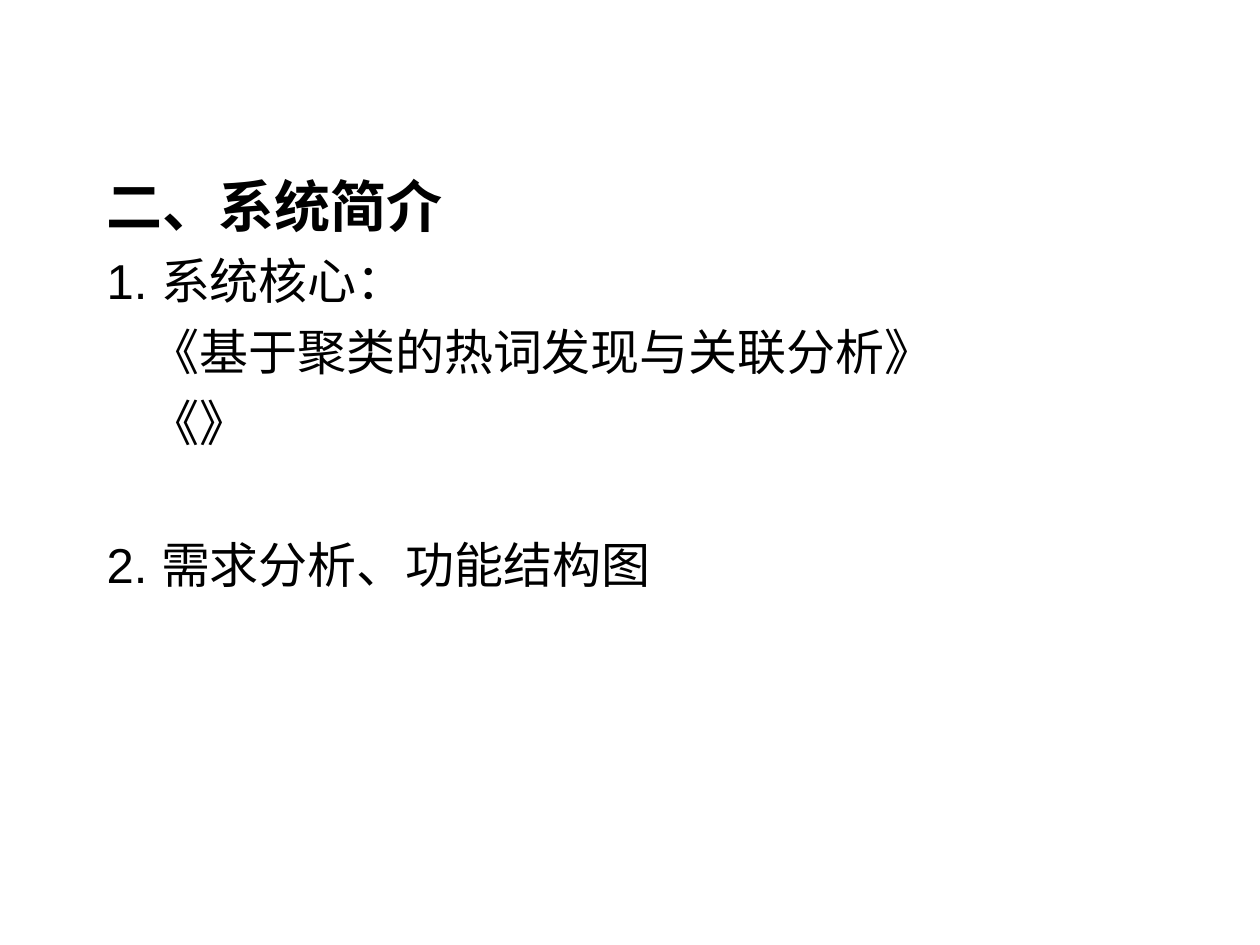
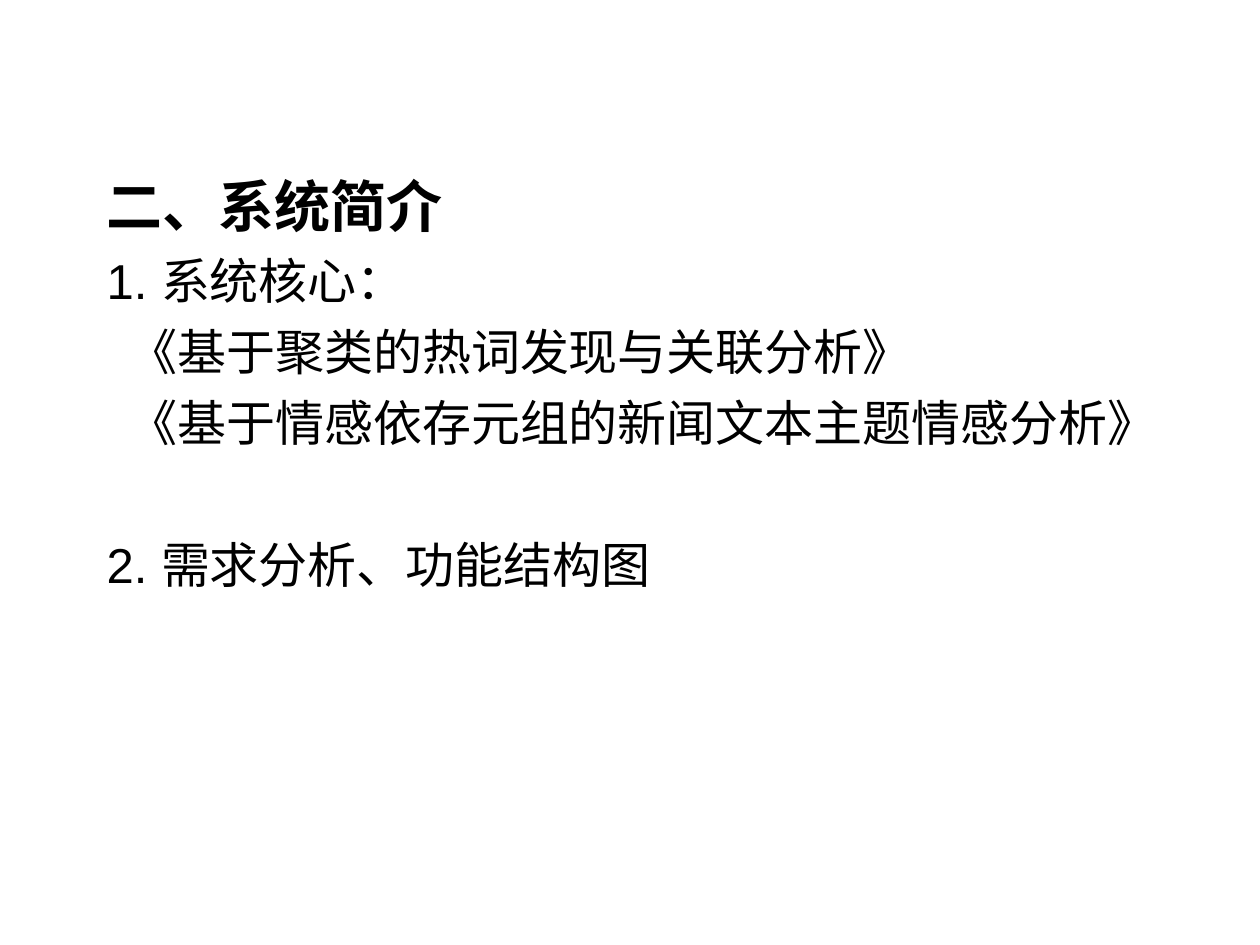
Before and after one commit to sunyisgithub/Git, a slide deck: slide 5 of 舆情系统简介.ppt. Drawn at 1260x945 pixels with LibreOffice and Linux fonts; fonts in the diff are those of the drawing; background and template pictures are left out. Boxes give left, top, right and bottom in pixels: in the first picture for what was removed or moved away, otherwise in the second. Text is boxed around its words. In the diff, an @@ line names an element or a change of style, - is before the commit and + after.

```diff
--- a/舆情系统简介.ppt
+++ b/舆情系统简介.ppt
@@ text at [129,399,1157,445]: text changed @@
-《》
+《基于情感依存元组的新闻文本主题情感分析》
```
Also in this commit, not shown: 1 other file.
